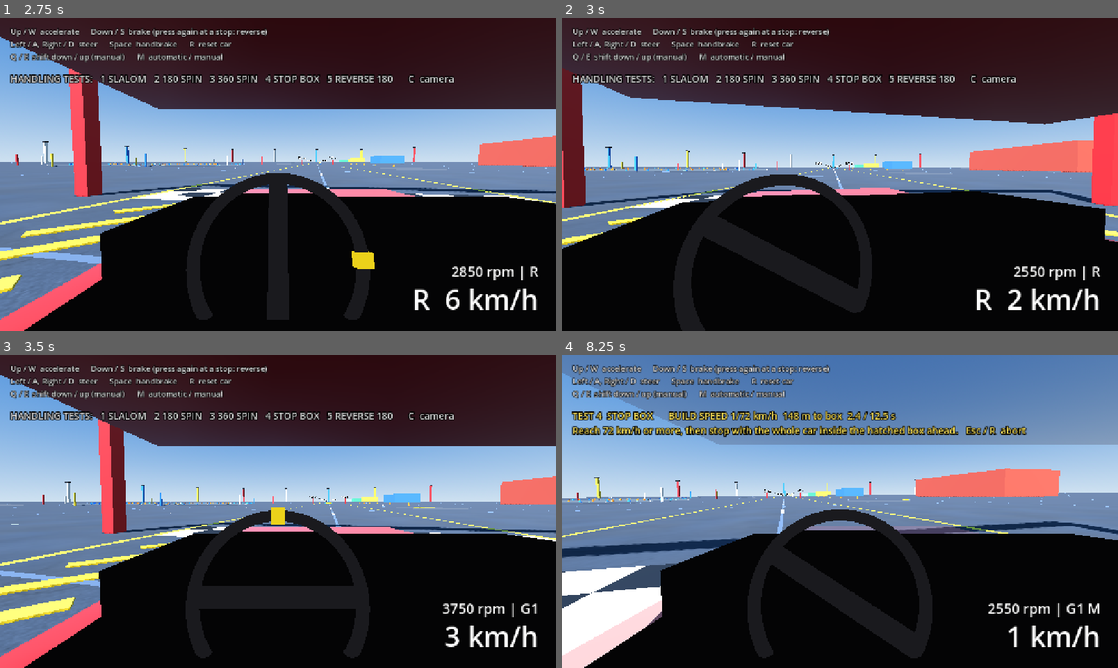
Above: before the commit, frames 1-4 (two rows, left to right).
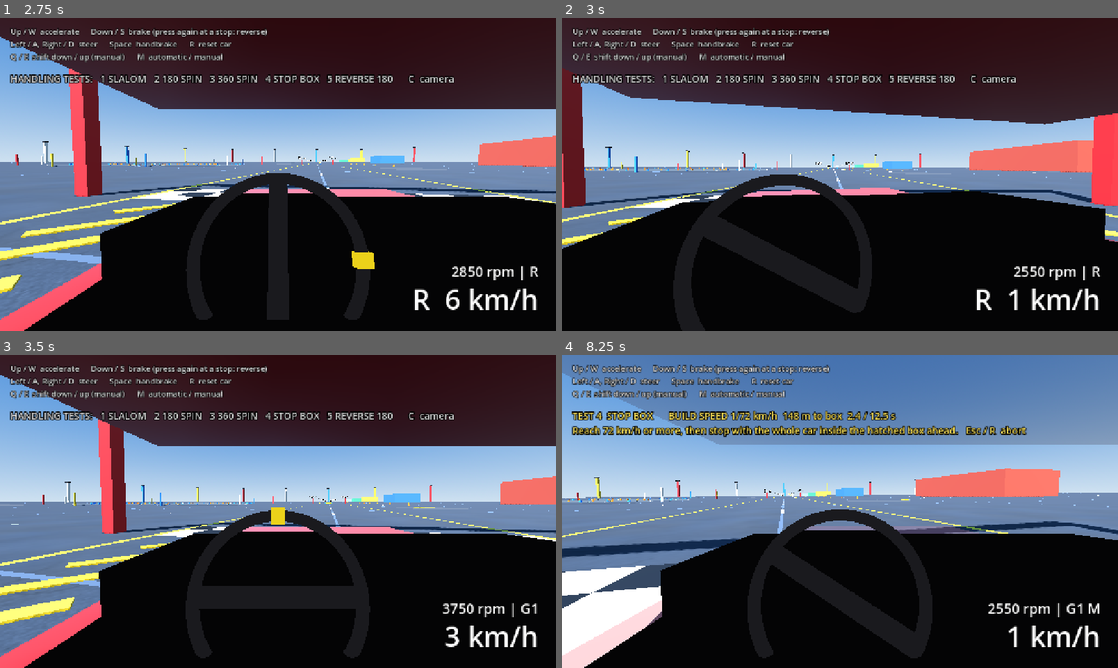
Above: after the commit, the same moments.

Repository: kokosro/factory-driver
Game: Godot game, scene res://scenes/main.tscn
Two runs of this game, one before a commit and one after it. Both use one fixed random seed, a clock stepped at 60 frames per second and the inputs below.
Inputs:
- Up to frame 1 (2.75 s): tap Enter at 0.5 s; hold Right (steer_right) 0.53-1.28 s; tap C (camera_cycle) at 0.6 s; tap R (reset_car) at 1.25 s; hold Down (brake) 1.28-2.03 s; tap B (look_back) at 1.35 s; hold Right (steer_right) from 2.03 s (still down); tap , (look_left) at 2.1 s
- Up to frame 2 (3 s): release Right (steer_right) at 2.78 s; hold Up (accelerate) from 2.78 s (still down); tap . (look_right) at 2.85 s
- Up to frame 3 (3.5 s): keep holding Up (accelerate)
- Up to frame 4 (8.25 s): release Up (accelerate) at 3.53 s; hold Left (steer_left) 3.53-5.03 s; tap 1 (test_1) at 3.6 s; tap R (reset_car) at 4.25, 5, 5.75 s; tap 2 (test_2) at 4.35 s; hold Down (brake) 5.03-5.78 s; tap 3 (test_3) at 5.1 s; hold Right (steer_right) 5.78-6.53 s; tap 4 (test_4) at 5.85 s; hold Up (accelerate) 6.53-7.28 s; tap 5 (test_5) at 6.6 s; hold Right (steer_right) 7.28-8.03 s; tap M (toggle_gearbox) at 7.35 s; hold Down (brake) from 8.03 s (still down); tap X (xray_view) at 8.1 s

Frame 1 is identical in both runs. In frame 2, 0.2% of the frame differs, in the area x 0-100%, y 21-94%; in frame 3, 0.1%; in frame 4, 0.1%.

Commit message:
Tyres: the rubber pass - a wider top on the slide curve (TYRE_SLIDE_ONSET 2.0 -> 3.0) and a rolling rear with a limit to go over (REAR_TYRE_SLIDE_GRIP 1.0 -> 0.97), measured before / after at 60 km/h (breakaway, recovery, handbrake entry), all five certifications and the 2I slide-settle checks unchanged; smoke pins the curve's shape

Diff:
--- a/scripts/car.gd
+++ b/scripts/car.gd
@@ -444,7 +444,15 @@
 
 ## How far past the peak the tyre is ~two thirds of the way down to
 ## TYRE_SLIDE_GRIP, in peak slip angles. Higher = a wider, more forgiving top.
-const TYRE_SLIDE_ONSET := 2.0
+# was 2.0 -> 3.0 (iteration 3B, the rubber pass) - the top of the curve read as
+# plastic: a front tyre turned past its peak gave its grip up within a dozen
+# degrees, and on / off keys live out there. With the wider top the fall is
+# spread over ~19 degrees at the front: measured at 60 km/h, coasting, the car
+# corners at 0.94 g with 11 degrees of front wheel (was 0.93), 0.90 g with 16.5
+# (0.89), 0.82 g scrubbing at full lock (0.79); the peak itself is untouched
+# (0.96 g at 6.9 - 8.3 degrees). Handbrake slides go in exactly as before (yaw
+# rate 0.64 / 1.14 / 1.62 rad/s at the release of a 12 / 20 / 30 tick pull).
+const TYRE_SLIDE_ONSET := 3.0
 
 ## The same for rear tyres that still roll (0..1): the wide rears hold on in a
 ## slide where the fronts let go. This is what ends a slide nobody is driving:
@@ -457,7 +465,8 @@
 ## locked wheel stays on TYRE_SLIDE_GRIP (eased over by the handbrake, see
 ## HANDBRAKE_RECOVERY_RATE), so the handbrake kicks the tail out and carries a
 ## spin as before. Lower = slides hang on longer, equal to TYRE_SLIDE_GRIP = a
-## slide with the keys released carries on as a drift.
+## slide with the keys released carries on as a drift; 1.0 = no limit to go
+## over at all, a plateau.
 # was TYRE_SLIDE_GRIP 0.85 for both axles -> 1.0 at the rolling rear - a 0.2 s
 # flick of the handbrake at 85 km/h, every key released: the nose took 3.83 s
 # to come back in line with the travel (within 0.1 rad) and the car turned
@@ -474,7 +483,25 @@
 # (12.0 m/s after 2 s, as before). Certified runs before -> after: SPIN_180
 # 179.9 degrees, slalom closest pass 2.1 m and stop box margin 0.9 m all
 # unchanged, SPIN_360 361.9 -> 362.4, REVERSE_180 -174.1 -> -181.8.
-const REAR_TYRE_SLIDE_GRIP := 1.0
+# was 1.0 -> 0.97 (iteration 3B, the rubber pass) - at 1.0 the rolling rear had
+# no limit to go over: a plateau, the same grip however sideways, which is what
+# read as plastic. At 0.97 (eased in over TYRE_SLIDE_ONSET, ~17 degrees) a
+# rear that is sliding holds a little less than one that is hooked up, and
+# gets that back as the slide comes in under the peak again: breakaway that
+# builds (the slide grows 1.6 degrees per tick of handbrake all the way, 9.4 /
+# 22.5 / 38.9 degrees for 12 / 20 / 30 ticks, was 9.4 / 22.4 / 38.3) and a
+# recovery that takes a moment longer and then bites (nose back in line 1.00 /
+# 1.53 / 1.48 s after the release, was 0.98 / 1.43 / 1.40), still with no
+# swing back past straight (0.00 degrees before and after: the stability
+# assist's share of a recovery, unchanged, sees to that). Power in 1st steps
+# the tail a touch further out (peak rear slip 4.7 degrees at 0.45 of lock,
+# was 4.5). Lower does not hold: 0.95 left the smoke test's scrubbed slide
+# creeping on for 5.6 s, 0.92 for 6.5 (limit 6.0; 5.1 here), the way 0.85 did
+# before 2I. Certified runs before -> after: slalom closest pass 2.72 -> 2.15 m,
+# SPIN_180 184.3 -> 184.6 degrees, SPIN_360 362.4 -> 361.7, stop box margin
+# 0.79 -> 0.61 m (the ABS runs its tyres 1.5 peaks out, where the wider top
+# grips more: shorter stops), REVERSE_180 -186.8 -> -185.3.
+const REAR_TYRE_SLIDE_GRIP := 0.97
 
 ## Drag coefficient Cd (no unit). Drag force is
 ## 0.5 * AIR_DENSITY * DRAG_COEFF * FRONTAL_AREA * speed^2 (~0.40 kg/m in
--- a/tests/smoke_test.gd
+++ b/tests/smoke_test.gd
@@ -222,6 +222,11 @@
 ## The wheels are drawn on the road: most the bottom of a drawn wheel may be
 ## off the road under it [m]. Measured: under 0.001 mm (32-bit node positions).
 const WHEEL_ON_ROAD_TOLERANCE := 0.0001
+
+## Tyre curve: least share of its peak force a front tyre still has to hold at
+## twice its peak slip angle (the wide top of the rubber pass). Measured:
+## 0.957; with the narrower top (TYRE_SLIDE_ONSET 2.0) it was 0.941.
+const TYRE_WIDE_TOP_MIN_SHARE := 0.95
 
 ## Crest test: a standing start this far before the road's test dip [m], flat
 ## out, crosses it at ~25 m/s (90 km/h), where the dip's 10 m come by at 2.5 Hz:
@@ -587,6 +592,7 @@
 	await _check_drivetrain(car, main.get_node_or_null("HUD/RpmLabel") as Label)
 	await _check_drivetrain_dynamics(car, main.get_node_or_null("HUD/RpmLabel") as Label)
 	await _check_force_dynamics(car)
+	_check_tyre_curve(car)
 	await _check_low_speed_blend(car)
 	await _check_raw_steering(car)
 	await _check_high_speed_stability(car)
@@ -1461,6 +1467,27 @@
 		(weight * (1.0 - ArcadeCar.REAR_WEIGHT_FRACTION) + downforce * ArcadeCar.AERO_BALANCE_FRONT - transfer) * 0.5,
 		(weight * ArcadeCar.REAR_WEIGHT_FRACTION + downforce * (1.0 - ArcadeCar.AERO_BALANCE_FRONT) + transfer) * 0.5,
 	]
+
+
+## The shape of the tyre curve (the rubber pass): a smooth rise into the peak,
+## a wide top, falling all the way from there, never under its slide grip, and
+## a rolling rear that has a limit to go over but holds on better than the
+## front.
+func _check_tyre_curve(car: ArcadeCar) -> void:
+	var front_slide := ArcadeCar.TYRE_SLIDE_GRIP
+	var rear_slide := ArcadeCar.REAR_TYRE_SLIDE_GRIP
+	var rising := true
+	var falling := true
+	for i in 100:
+		var below := car._tyre_curve(i * 0.01, front_slide)
+		var above := car._tyre_curve((i + 1) * 0.01, front_slide)
+		rising = rising and above > below
+		var past := car._tyre_curve(1.0 + i * 0.1, front_slide)
+		var further := car._tyre_curve(1.0 + (i + 1) * 0.1, front_slide)
+		falling = falling and further <= past and further >= front_slide
+	_check(rising and car._tyre_curve(1.0, front_slide) == 1.0, "the tyre curve rises all the way into its peak (1.000 at the peak slip angle)")
+	_check(falling and car._tyre_curve(2.0, front_slide) > TYRE_WIDE_TOP_MIN_SHARE, "... and eases off it over a wide top, down to its slide grip and never under (%.3f of the peak at twice the peak slip angle, %.2f sliding)" % [car._tyre_curve(2.0, front_slide), front_slide])
+	_check(rear_slide < 1.0 and rear_slide > front_slide and car._tyre_curve(4.0, rear_slide) < car._tyre_curve(1.5, rear_slide), "... the rolling rear has a limit to go over too, and holds on better past it than the front (%.2f vs %.2f sliding)" % [rear_slide, front_slide])
 
 
 ## The car over bumps at speed: at rest the springs are at rest; flat out down
